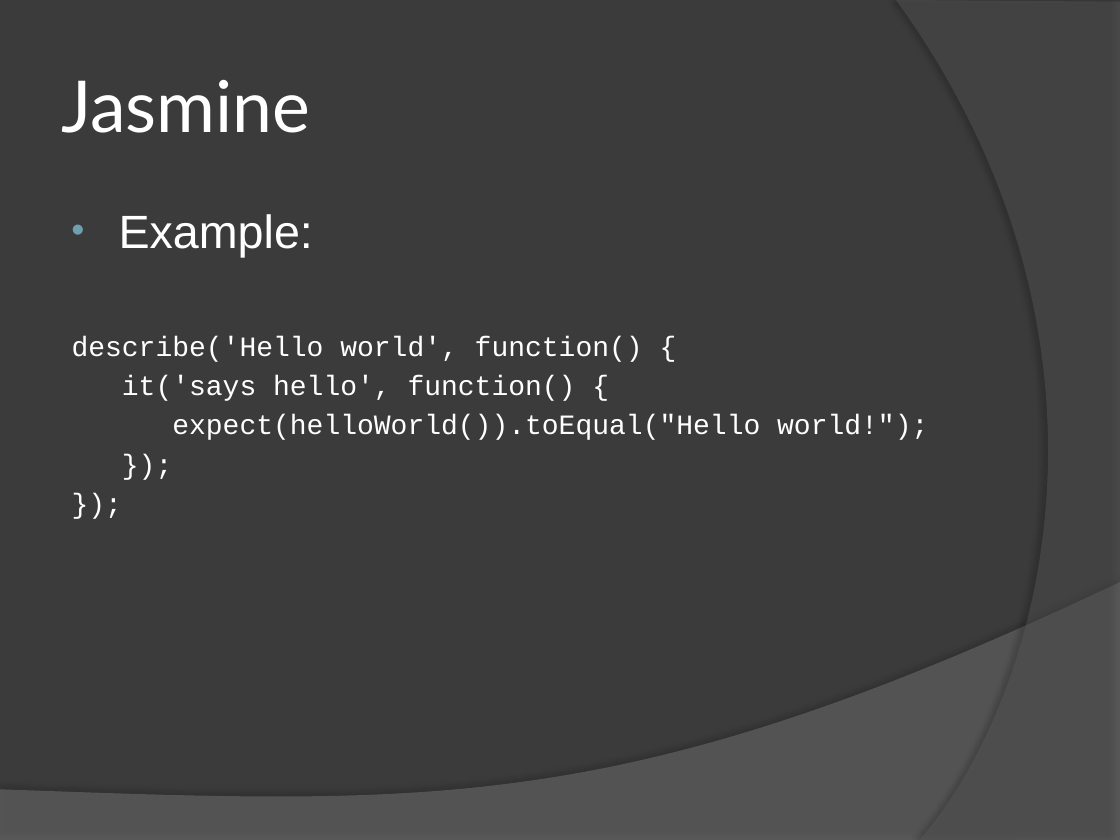
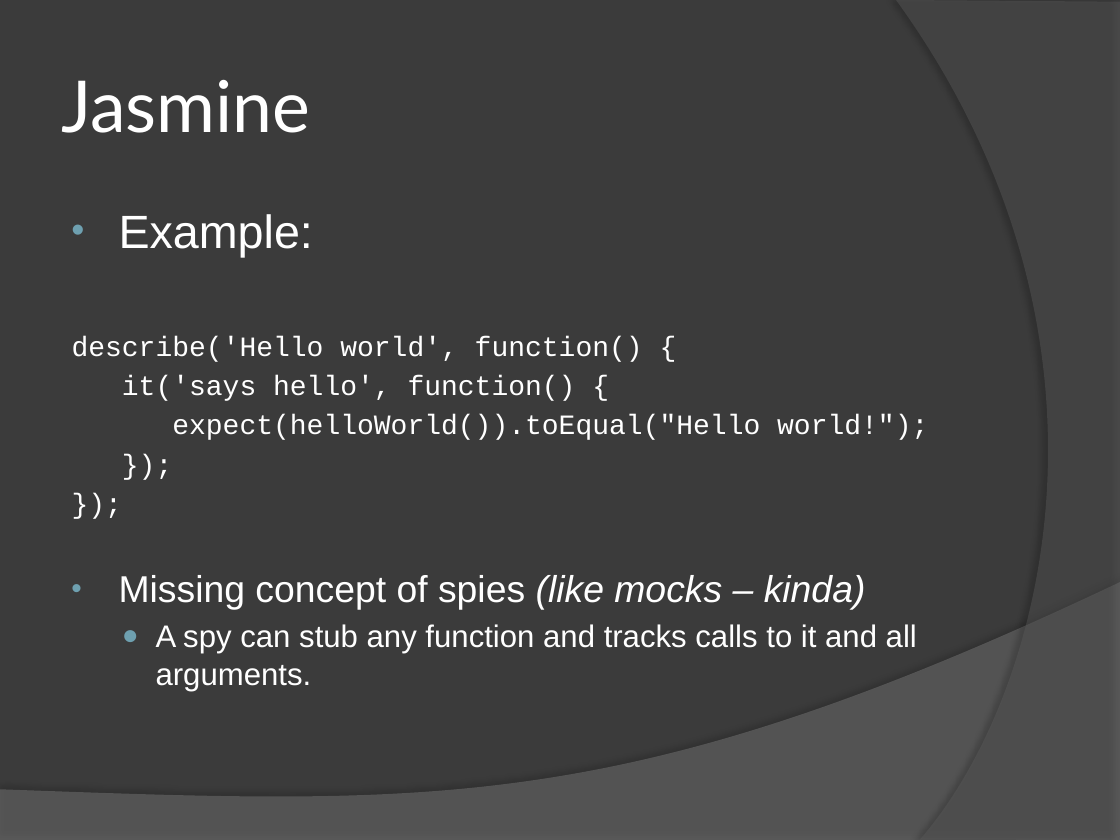
Before and after one commit to n3f/karma-jasmine-demo, a slide deck: slide 8 of Unit Testing Javascript.pptx (slide 7 before the commit). Drawn at 1120x840 pixels with LibreOffice and Linux fonts; fonts in the diff are those of the drawing. Boxes give left, top, right and bottom in pixels: in the first picture for what was removed or moved away, otherwise in the second. Text is boxed around its words. In the diff, an @@ line names an element or a change of style, - is before the commit and + after.

```diff
--- a/Unit Testing Javascript.pptx
+++ b/Unit Testing Javascript.pptx
@@ text at (119, 575, 917, 691): paragraphs added @@
+• Missing concept of spies (like mocks – kinda)
+  ● A spy can stub any function and tracks calls to it and all arguments.
```
Also in this commit, not shown: 4 other slides changed, 1 slide added.
